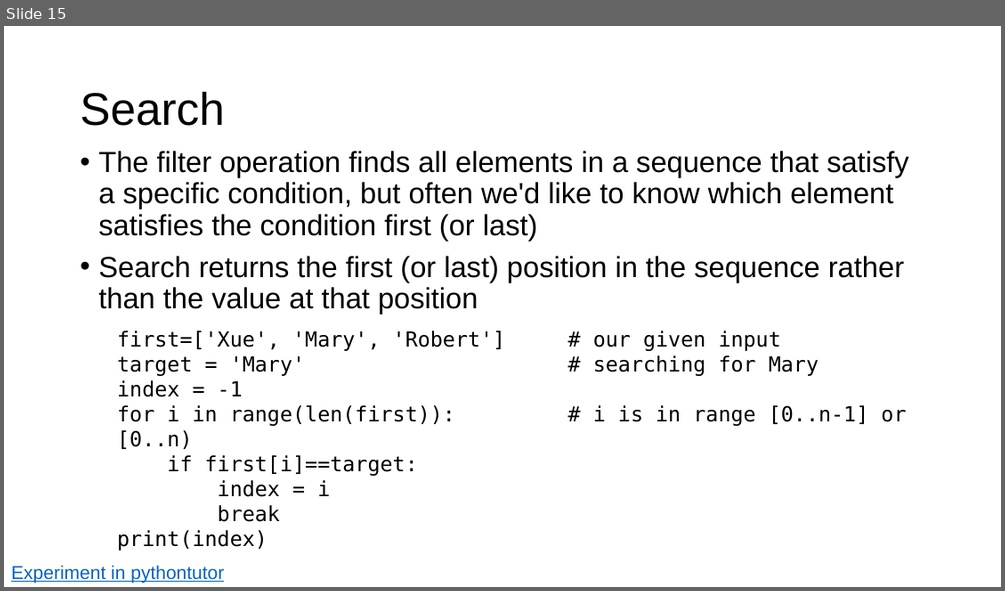
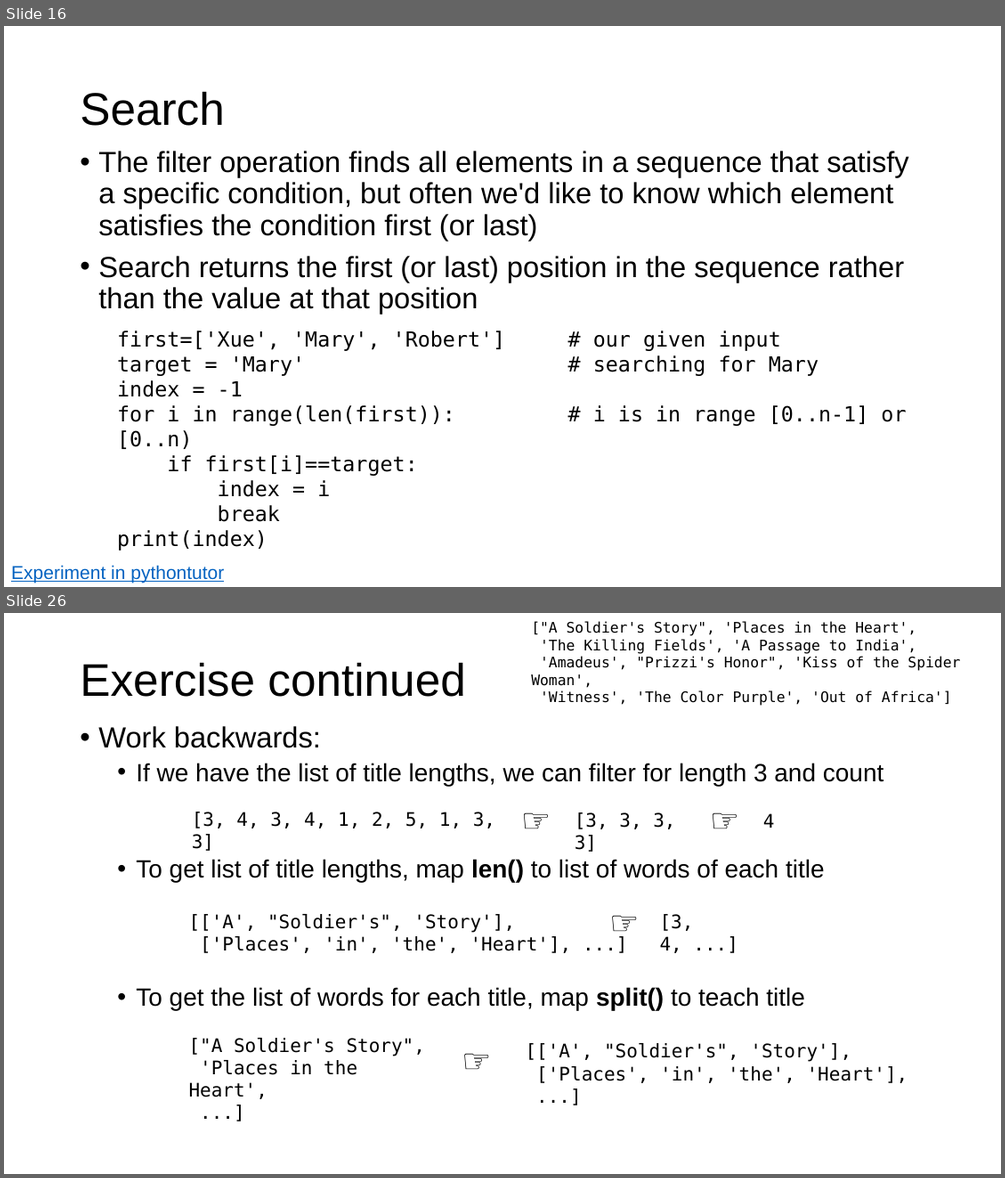
Before and after one commit to parrt/msds501, a slide deck: slides/programming-patterns.pptx. Shown one above the other, each under a label of ours: slide 15 before the commit, slides 16 and 26 after it; the slides between them are not shown. The pictures are 1005x591 and 1005x1178 pixels, drawn with LibreOffice and Linux fonts; fonts in the diff are those of the drawing; background and template pictures are left out. Boxes give left, top, right and bottom in pixels: in the first picture for what was removed or moved away, otherwise in the second. Text is boxed around its words. In the diff, an @@ line names an element or a change of style, - is before the commit and + after.

```diff
--- a/slides/programming-patterns.pptx
+++ b/slides/programming-patterns.pptx
@@ slide 26 added at [4, 613, 1001, 1174], background #FFFFFF @@
@@ text added at [531, 621, 960, 706], 14 pt, text #000000 @@
+["A Soldier's Story", 'Places in the Heart',
+'The Killing Fields', 'A Passage to India',
+'Amadeus', "Prizzi's Honor", 'Kiss of the Spider Woman',
+'Witness', 'The Color Purple', 'Out of Africa']
@@ title added at [80, 662, 465, 697], 44 pt, text #000000 @@
+Exercise continued
@@ text added at [98, 726, 883, 1010], 24 pt, text #000000 @@
+• Work backwards:
+  • If we have the list of title lengths, we can filter for length 3 and count
+  • To get list of title lengths, map len() to list of words of each title
+  • To get the list of words for each title, map split() to teach title
@@ text added at [514, 795, 558, 844], 32 pt, text #000000, italic @@
+☞
@@ text added at [703, 795, 745, 844], 32 pt, text #000000, italic @@
+☞
@@ text added at [192, 811, 495, 828], 18 pt, text #000000 @@
+[3, 4, 3, 4, 1, 2, 5, 1, 3, 3]
@@ text added at [574, 812, 675, 852], 18 pt, text #000000 @@
+[3, 3, 3, 3]
@@ text added at [763, 813, 775, 827], 18 pt, text #000000 @@
+4
@@ text added at [602, 898, 646, 946], 32 pt, text #000000, italic @@
+☞
@@ text added at [189, 914, 572, 953], 18 pt, text #000000 @@
+[['A', "Soldier's", 'Story'],
+['Places', 'in', 'the', 'Heart'], ...]
@@ text added at [660, 914, 694, 953], 18 pt, text #000000 @@
+[3, 4, ...]
@@ text added at [189, 1038, 425, 1099], 18 pt, text #000000 @@
+["A Soldier's Story",
+'Places in the Heart',
+...]
@@ text added at [454, 1037, 498, 1084], 32 pt, text #000000, italic @@
+☞
@@ text added at [526, 1043, 908, 1083], 18 pt, text #000000 @@
+[['A', "Soldier's", 'Story'],
+['Places', 'in', 'the', 'Heart'],
+...]
@@ what was slide 15 is now slide 16 @@
```
Also in this commit, not shown: 4 slides changed, 12 other slides added, 3 other files.
